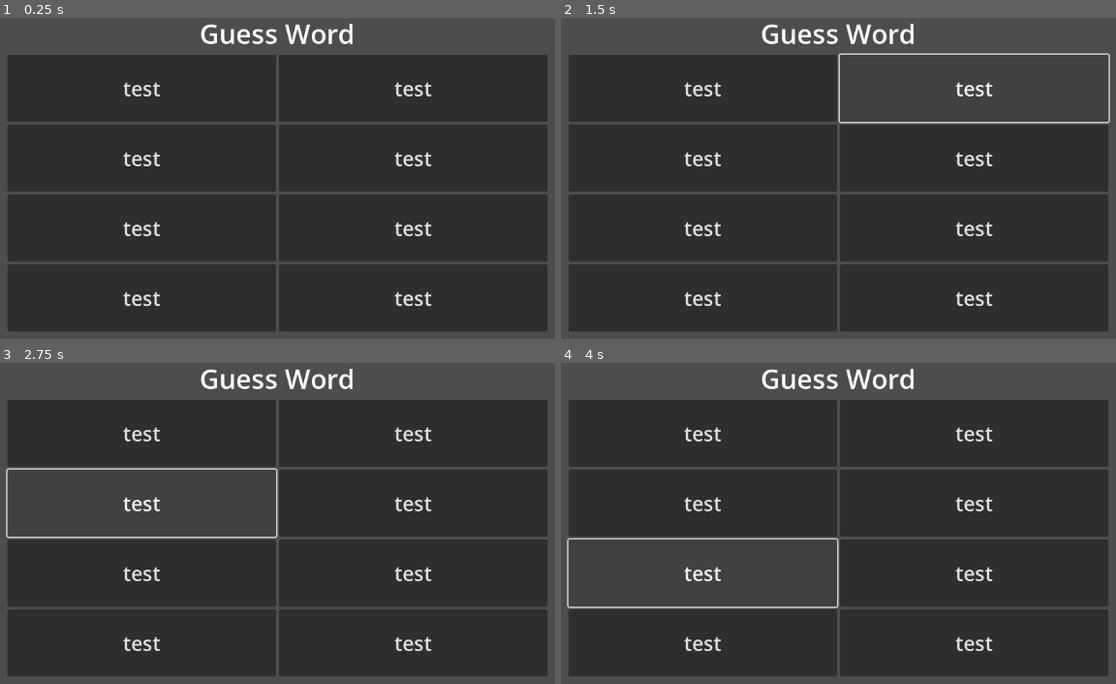
Above: before the commit, frames 1-4 (two rows, left to right).
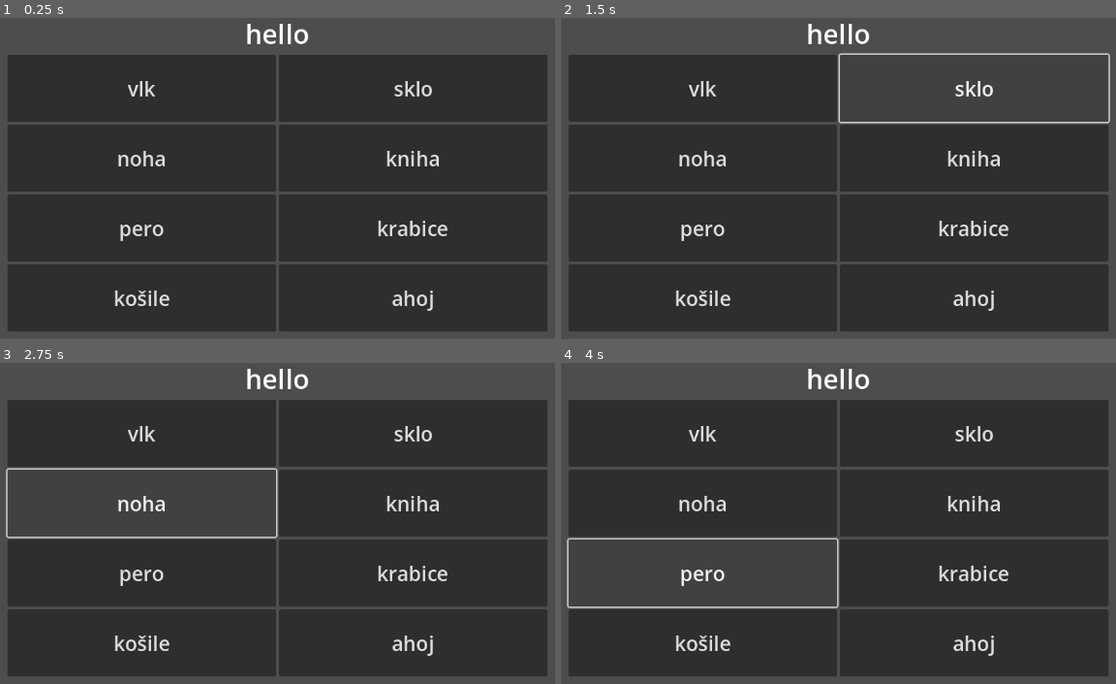
Above: after the commit, the same moments.

Repository: Waasha/VocabuWars
Game: Godot game, scene res://scenes/main_game.tscn
The game is run twice, just before and just after one commit, with the same random seed, the same clock (stepped at 60 frames per second) and the same inputs.
Inputs (mouse positions are in pixels of both pictures, inside the frame that each line leads up to):
- Up to frame 1 (0.25 s): no input
- Up to frame 2 (1.5 s): click "test" (after the commit: "vlk") at 0.5 s; click (971, 88) at 1.25 s, where only the run before the commit has a clickable "test"
- Up to frame 3 (2.75 s): click (144, 504) at 2 s, where only the run before the commit has a clickable "test"
- Up to frame 4 (4 s): click (971, 504) at 2.75 s, where only the run before the commit has a clickable "test"; click (705, 571) at 3.5 s, where only the run before the commit has a clickable "test"

The runs differ from the first frame. In frame 1, 2.7% of the frame differs, in the area x 20-81%, y 1-92%; in frame 2, 2.7%; in frame 3, 2.7%; in frame 4, 2.7%.

Commit message:
Added the guess checking system after clicking the option button

Diff:
--- a/scenes/main_game.tscn
+++ b/scenes/main_game.tscn
@@ -18,11 +18,13 @@
 layout_mode = 2
 
 [node name="TranslateWord" type="Label" parent="CenterContainer/VBoxContainer"]
+unique_name_in_owner = true
 layout_mode = 2
 theme_override_font_sizes/font_size = 40
 text = "Guess Word"
 horizontal_alignment = 1
 
 [node name="GuessBtnContainer" type="GridContainer" parent="CenterContainer/VBoxContainer"]
+unique_name_in_owner = true
 layout_mode = 2
 columns = 2
--- a/scripts/main_game.gd
+++ b/scripts/main_game.gd
@@ -4,7 +4,8 @@
 @export var options_amount: int = 8
 @export var option_btn: PackedScene
 
-@onready var guess_btn_container: GridContainer = $CenterContainer/VBoxContainer/GuessBtnContainer
+@onready var translate_word: Label = %TranslateWord
+@onready var guess_btn_container: GridContainer = %GuessBtnContainer
 
 var vocabulary: Dictionary = DataLoad.item_data
 var option_words: Dictionary
@@ -12,14 +13,11 @@
 
 # Called when the node enters the scene tree for the first time.
 func _ready() -> void:
+	Signals.guessed.connect(on_guessed)
 	fill_guess_options(options_amount)
 	print_vocabulary(option_words)
 	pick_current_words(option_words)
-	create_guess_buttons(options_amount)
-
-
-#func pick_current_words():
-	#current_words = vocabulary[vocabulary.keys().pick_random()]
+	create_guess_buttons(option_words)
 
 
 func fill_guess_options(number_of_options):
@@ -33,14 +31,22 @@
 func pick_current_words(options: Dictionary):
 	var keys: Array = options.keys()
 	current_words = options[keys.min()]
+	translate_word.text = current_words[1]
 	print("Current words we wanna guess are: ", current_words)
 
 
-func create_guess_buttons(number_of_guesses: int):
-	for i in number_of_guesses:
+func create_guess_buttons(options: Dictionary):
+	for i in options:
 		var guess_btn = option_btn.instantiate()
-		guess_btn.text = "test"
+		guess_btn.text = options[i][0]
 		guess_btn_container.add_child(guess_btn)
+
+
+func on_guessed(word: String):
+	if word == current_words[0]:
+		print("Correct guess!")
+	else:
+		print("Wrong!")
 
 
 func print_vocabulary(vocab: Dictionary):
Not shown, changed: .DS_Store
